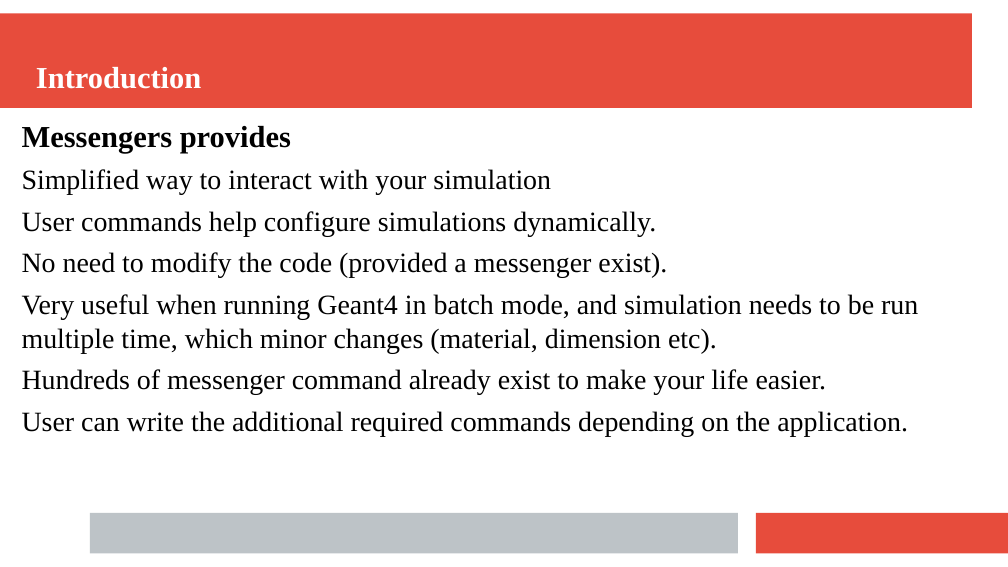
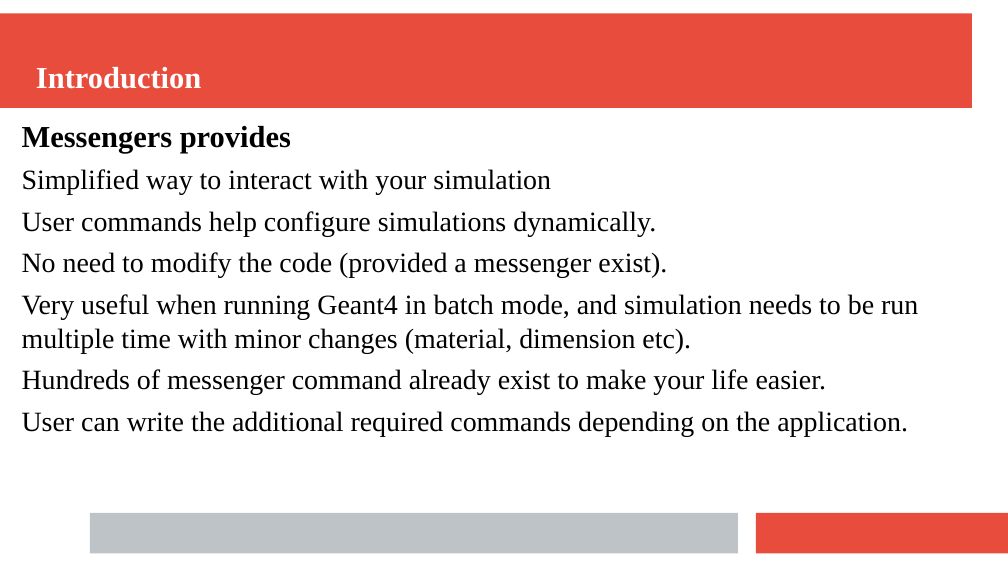
Before and after one commit to rsehgal/G4Simulations, a slide deck: slide 2 of Presentations/MessengerMechanism.pptx. Drawn at 1008x567 pixels with LibreOffice and Linux fonts; fonts in the diff are those of the drawing. Boxes give left, top, right and bottom in pixels: in the first picture for what was removed or moved away, otherwise in the second. Text is boxed around its words. In the diff, an @@ line names an element or a change of style, - is before the commit and + after.

```diff
--- a/Presentations/MessengerMechanism.pptx
+++ b/Presentations/MessengerMechanism.pptx
@@ text at [22, 294, 918, 353]: text changed @@
-Very useful when running Geant4 in batch mode, and simulation needs to be run multiple time, which minor changes (material, dimension etc).
+Very useful when running Geant4 in batch mode, and simulation needs to be run multiple time with minor changes (material, dimension etc).
```
Also in this commit, not shown: 2 other slides changed, 1 other file.
